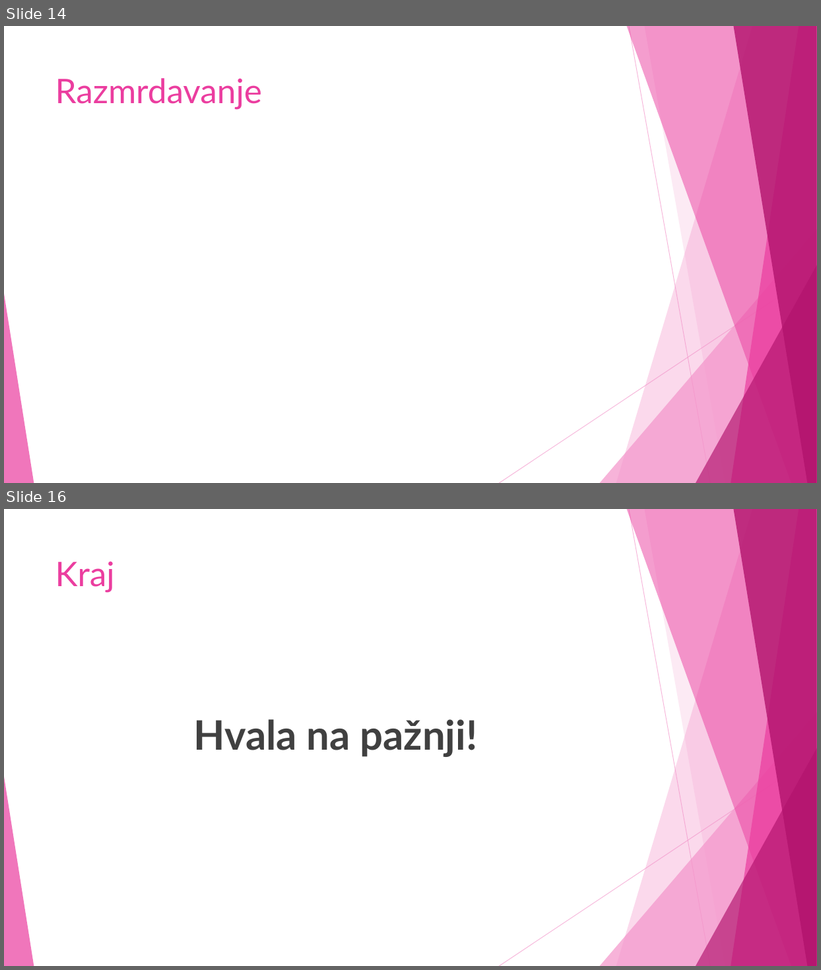
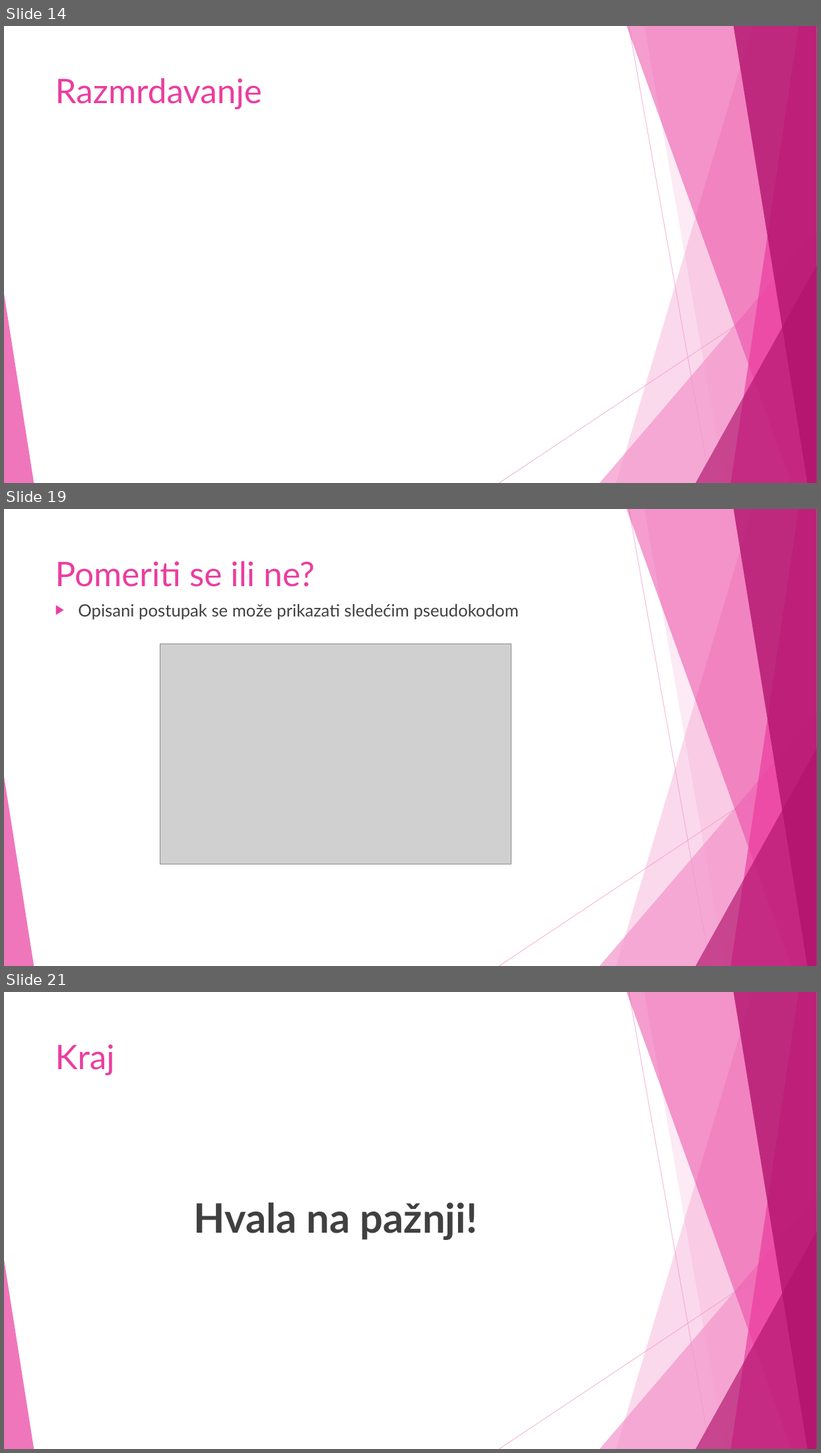
Before and after one commit to NevenaaNikolic/Bandwidth-minimization-problem, a slide deck: Presentation/BMP.ppsx. Shown one above the other, each under a label of ours: slides 14 and 16 before the commit, slides 14, 19 and 21 after it; the slides between them are not shown. The pictures are 821x970 and 821x1453 pixels, drawn with LibreOffice and Linux fonts; fonts in the diff are those of the drawing; grey boxes stand for pictures. Boxes give left, top, right and bottom in pixels: in the first picture for what was removed or moved away, otherwise in the second. Text is boxed around its words. In the diff, an @@ line names an element or a change of style, - is before the commit and + after.

```diff
--- a/Presentation/BMP.ppsx
+++ b/Presentation/BMP.ppsx
@@ slide 19 added at [4, 509, 817, 966], background #FFFFFF; not listed: 10 template elements that a slide beside it also shows @@
@@ title added at [55, 561, 314, 587], 40 pt, text #EB3D9F @@
+Pomeriti se ili ne?
@@ text added at [78, 604, 519, 620], 20 pt, text #404040 @@
+▶ Opisani postupak se može prikazati sledećim pseudokodom
@@ picture added at [160, 644, 512, 865] @@
@@ what was slide 16 is now slide 21 @@
```
Also in this commit, not shown: 2 slides changed, 4 other slides added.
